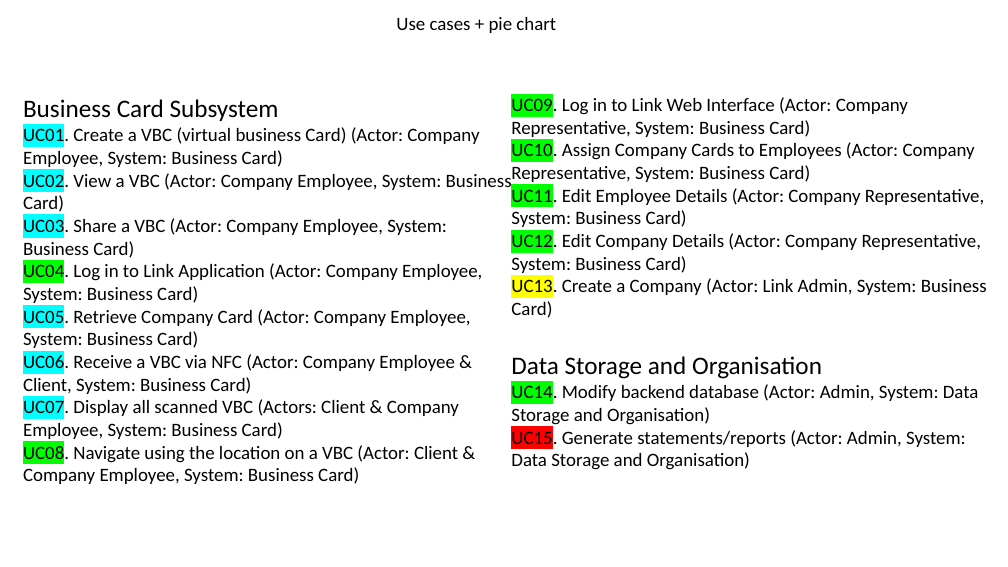
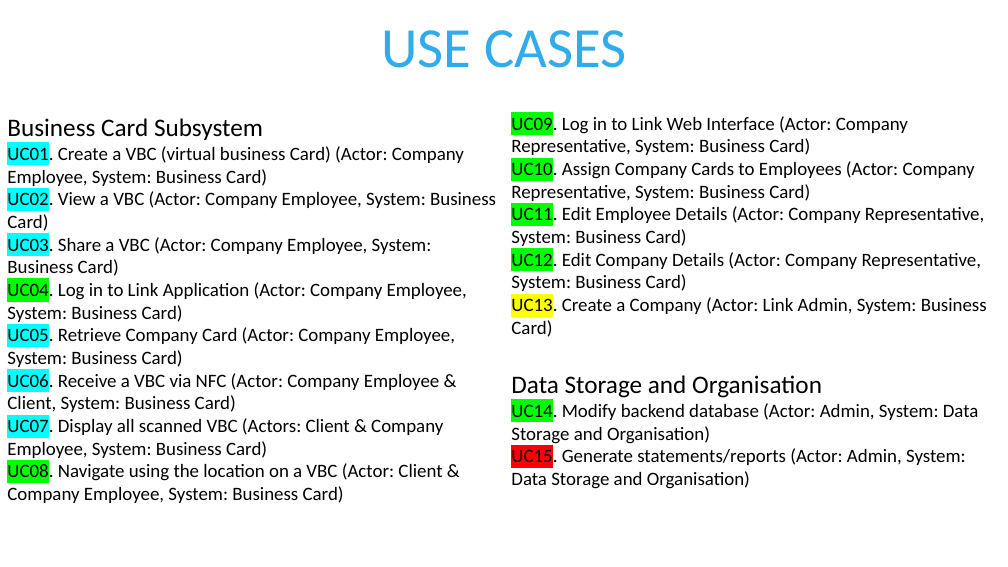
Before and after one commit to cos301-2019-se/Smart-NFC-Card-Applications, a slide deck: slide 4 of Documentation/Demo 3/Demo3 Presentation.pptx. Drawn at 1008x567 pixels with LibreOffice and Linux fonts; fonts in the diff are those of the drawing; background and template pictures are left out. Boxes give left, top, right and bottom in pixels: in the first picture for what was removed or moved away, otherwise in the second. Text is boxed around its words. In the diff, an @@ line names an element or a change of style, - is before the commit and + after.

```diff
--- a/Documentation/Demo 3/Demo3 Presentation.pptx
+++ b/Documentation/Demo 3/Demo3 Presentation.pptx
@@ text at (381,30,626,68): text changed; size 18 to 54 pt; text colour #000000 to #30ACEC @@
-Use cases + pie chart
+USE CASES
@@ text "Business Card Subsystem": place and size @@
-text "Business Card Subsystem" at (23,126,512,484)
+text "Business Card Subsystem" at (7,144,496,503)
@@ text "UC09. Log in to Link ...": place and size @@
-text "UC09. Log in to Link ..." at (511,95,987,470)
+text "UC09. Log in to Link ..." at (511,114,987,489)
```
Also in this commit, not shown: 9 other slides changed, 1 slide added, 3 slides removed.
